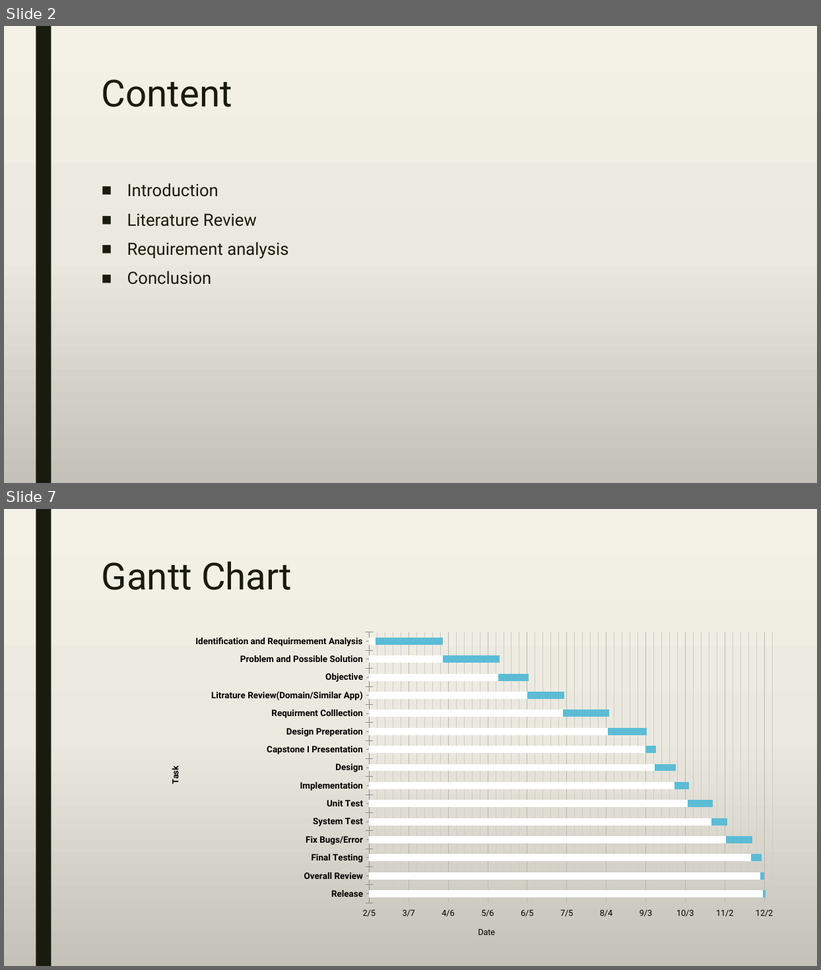
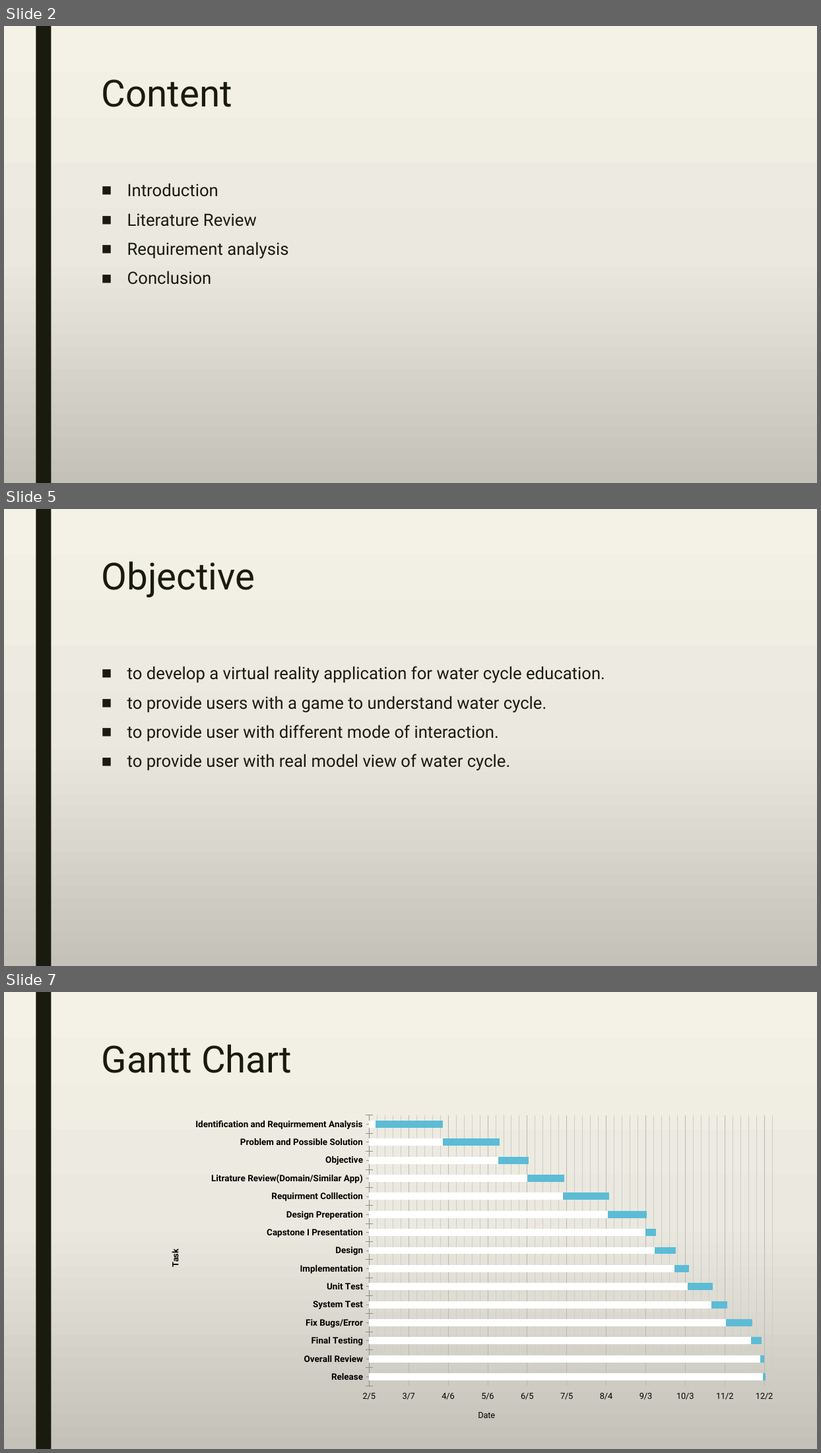
Before and after one commit to A-3li/Capstone, a slide deck: Capstone.pptx. Shown one above the other, each under a label of ours: slides 2 and 7 before the commit, slides 2, 5 and 7 after it; the slides between them are not shown. The pictures are 821x970 and 821x1453 pixels, drawn with LibreOffice and Linux fonts; fonts in the diff are those of the drawing. Boxes give left, top, right and bottom in pixels: in the first picture for what was removed or moved away, otherwise in the second. Text is boxed around its words. In the diff, an @@ line names an element or a change of style, - is before the commit and + after.

```diff
--- a/Capstone.pptx
+++ b/Capstone.pptx
@@ slide 5 added at box(4, 509, 817, 966), background gradient #F4F2E7 to #EBEAE0 to #C4C3B9; not listed: 1 template element that a slide beside it also shows @@
@@ title added at box(102, 561, 255, 597), 44 pt, text #191B0E @@
+Objective
@@ text added at box(127, 666, 605, 771), 20 pt, text #191B0E @@
+■ to develop a virtual reality application for water cycle education.
+■ to provide users with a game to understand water cycle.
+■ to provide user with different mode of interaction.
+■ to provide user with real model view of water cycle.
```
Also in this commit, not shown: 7 slides changed, 3 other slides added, 1 slide removed.
